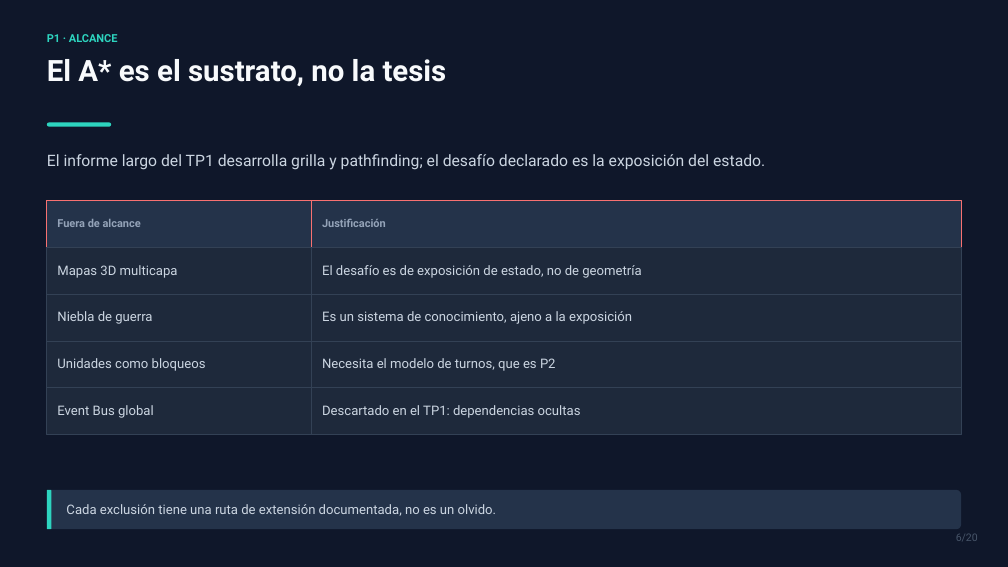
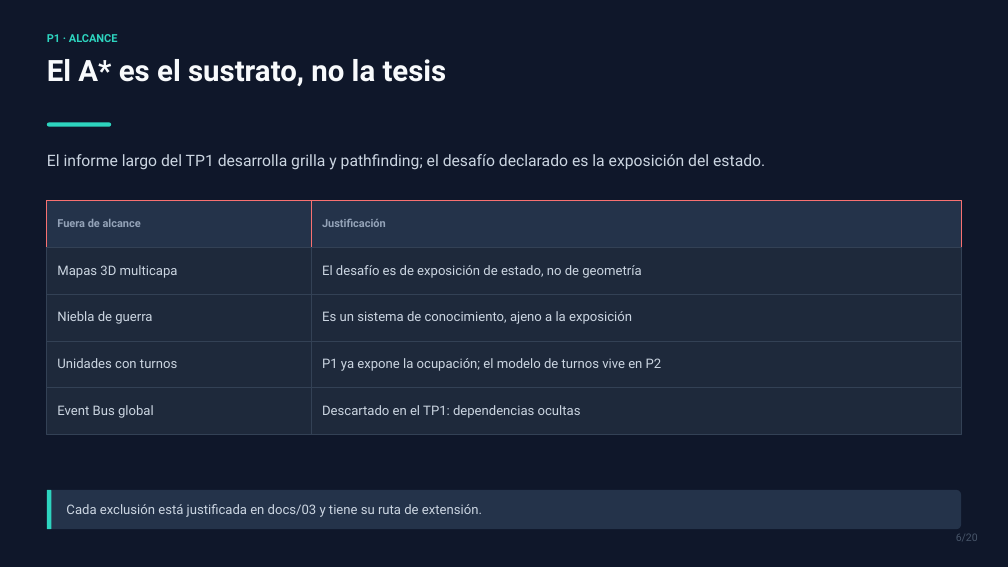
Before and after one commit to SenKetZu/HexPG, a slide deck: slide 6 of docs/presentacion/TP2-VoidHex-Tactics.pptx. Drawn at 1008x567 pixels with LibreOffice and Linux fonts; fonts in the diff are those of the drawing. Boxes give left, top, right and bottom in pixels: in the first picture for what was removed or moved away, otherwise in the second. Text is boxed around its words. In the diff, an @@ line names an element or a change of style, - is before the commit and + after.

```diff
--- a/docs/presentacion/TP2-VoidHex-Tactics.pptx
+++ b/docs/presentacion/TP2-VoidHex-Tactics.pptx
@@ text at (x1=57, y1=358, x2=177, y2=368): text changed @@
-Unidades como bloqueos
+Unidades con turnos
@@ text at (x1=322, y1=358, x2=662, y2=371): text changed @@
-Necesita el modelo de turnos, que es P2
+P1 ya expone la ocupación; el modelo de turnos vive en P2
@@ text at (x1=66, y1=504, x2=482, y2=517): text changed @@
-Cada exclusión tiene una ruta de extensión documentada, no es un olvido.
+Cada exclusión está justificada en docs/03 y tiene su ruta de extensión.
```
Also in this commit, not shown: 4 other slides changed, 5 other files.
